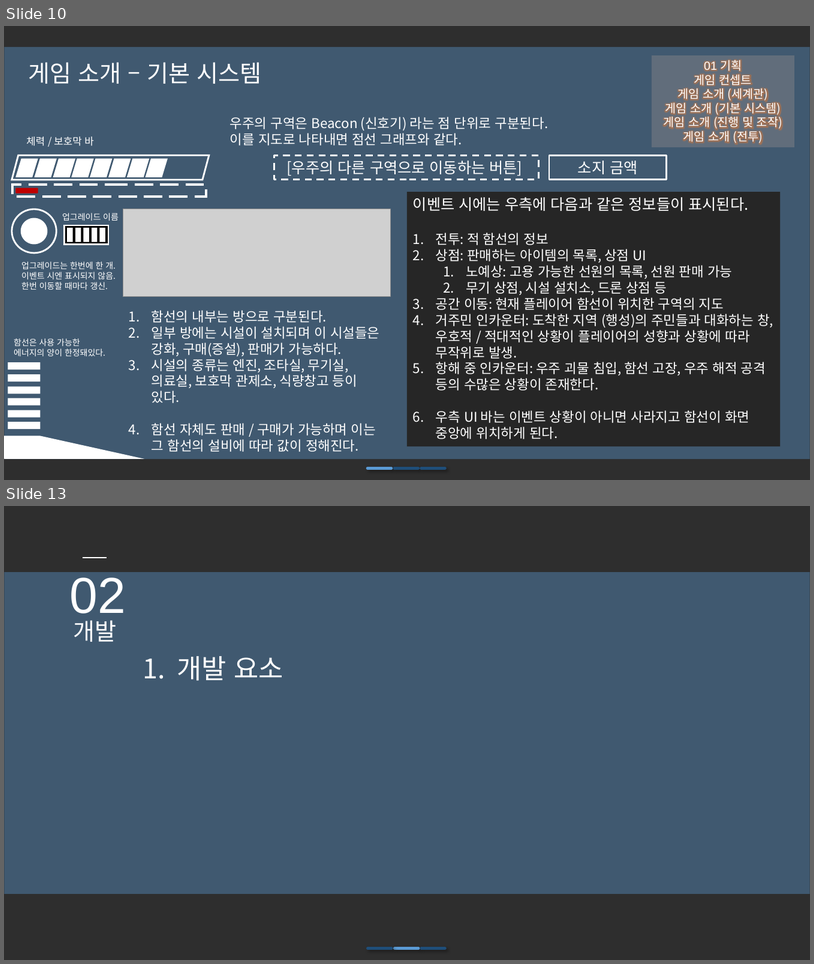
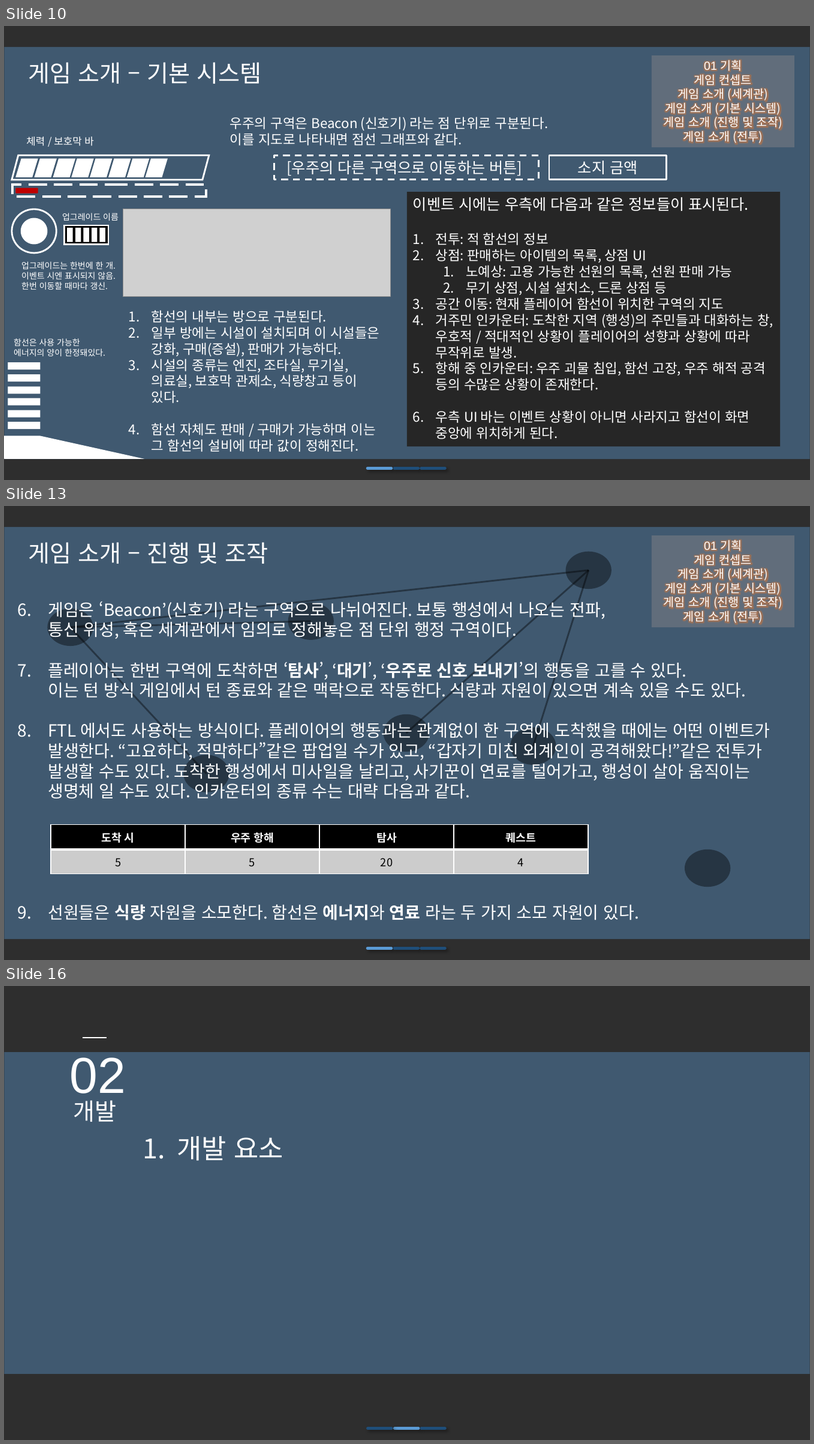
Before and after one commit to iconstudio/2017-Platformer, a slide deck: slides/Cosmos_20171105.pptx. Shown one above the other, each under a label of ours: slides 10 and 13 before the commit, slides 10, 13 and 16 after it; the slides between them are not shown. The pictures are 814x964 and 814x1444 pixels, drawn with LibreOffice and Linux fonts; fonts in the diff are those of the drawing; grey boxes stand for pictures; background and template pictures are left out; a plain dark background stands for a picture behind light text. Boxes give left, top, right and bottom in pixels: in the first picture for what was removed or moved away, otherwise in the second. Text is boxed around its words. In the diff, an @@ line names an element or a change of style, - is before the commit and + after.

```diff
--- a/slides/Cosmos_20171105.pptx
+++ b/slides/Cosmos_20171105.pptx
@@ slide 13 added at (4, 506, 810, 960), background picture (left out); not listed: 2 template elements that a slide beside it also shows @@
@@ rectangle added at (652, 535, 795, 627), fill #F8CBAD at 18% opacity, 14 pt, text #FFFFFF @@
+01 기획
+게임 컨셉트
+게임 소개 (세계관)
+게임 소개 (기본 시스템)
+게임 소개 (진행 및 조작)
+게임 소개 (전투)
@@ text added at (28, 542, 268, 564), 28 pt, text #FFFFFF @@
+게임 소개 – 진행 및 조작
@@ text added at (48, 599, 771, 920), 20 pt, text #FFFFFF @@
+6. 게임은 ‘Beacon’(신호기) 라는 구역으로 나뉘어진다. 보통 행성에서 나오는 전파,
+   통신 위성, 혹은 세계관에서 임의로 정해놓은 점 단위 행정 구역이다.
+7. 플레이어는 한번 구역에 도착하면 ‘탐사’, ‘대기’, ‘우주로 신호 보내기’의 행동을 고를 수 있다.
+   이는 턴 방식 게임에서 턴 종료와 같은 맥락으로 작동한다. 식량과 자원이 있으면 계속 있을 수도 있다.
+8. FTL 에서도 사용하는 방식이다. 플레이어의 행동과는 관계없이 한 구역에 도착했을 때에는 어떤 이벤트가 발생한다. “고요하다, 적막하다”같은 팝업일 수가 있고, “갑자기 미친 외계인이 공격해왔다!”같은 전투가 발생할 수도 있다. 도착한 행성에서 미사일을 날리고, 사기꾼이 연료를 털어가고, 행성이 살아 움직이는 생명체 일 수도 있다. 인카운터의 종류 수는 대략 다음과 같다.
+9. 선원들은 식량 자원을 소모한다. 함선은 에너지와 연료 라는 두 가지 소모 자원이 있다.
@@ table added at (51, 825, 588, 874), 2 rows, 4 columns @@
+도착 시 | 우주 항해 | 탐사 | 퀘스트
+5 | 5 | 20 | 4
@@ group added at (48, 552, 731, 886): 7 ellipses, 5 lines @@
@@ line added from (368, 948) to (392, 948), #5B9BD5 3.5 pt @@
@@ line added from (395, 948) to (419, 948), #1F4E79 3.5 pt @@
@@ line added from (422, 948) to (446, 948), #1F4E79 3.5 pt @@
@@ what was slide 13 is now slide 16 @@
```
Also in this commit, not shown: 5 slides changed, 3 other slides added.
